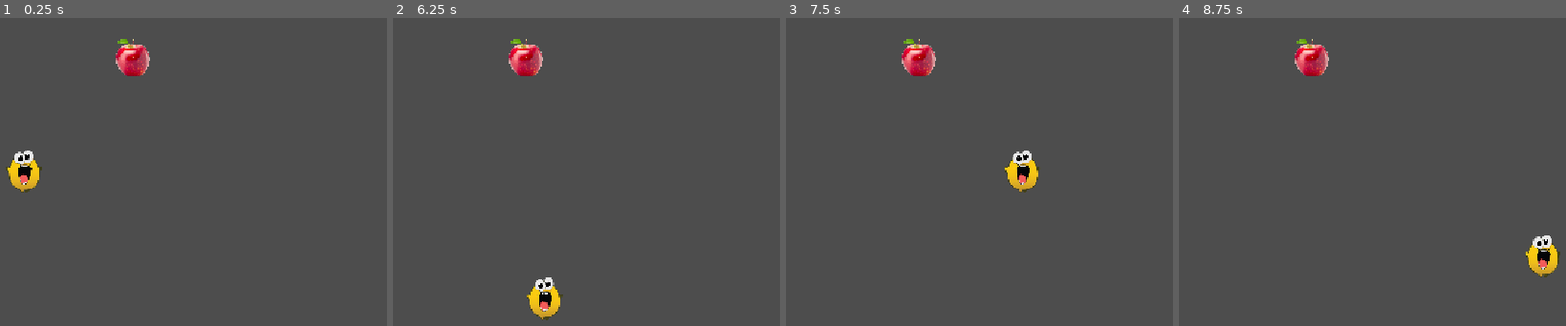
Above: before the commit, frames 1-4 (left to right).
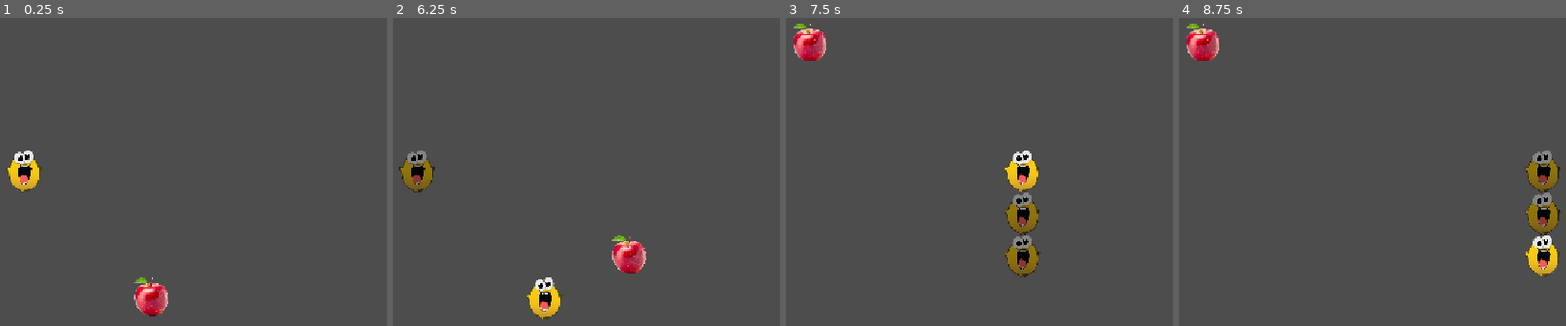
Above: after the commit, the same moments.

Repository: University-Work-Ashley-Hacker/game-engines-snake
Game: Godot game, scene res://stages/main.tscn
The game is run twice, just before and just after one commit, with the same random seed, the same clock (stepped at 60 frames per second) and the same inputs.
Inputs:
- Up to frame 1 (0.25 s): no input
- Up to frame 2 (6.25 s): hold D (right) 0.53-1.28 s; tap 2 every 1.5 s from 0.6 to 5.1 s; hold S (down) 1.28-2.03 s; tap 3 every 1.5 s from 1.35 to 5.85 s; hold D (right) 2.03-2.78 s; hold W (up) 2.78-3.53 s; hold A (left) 3.53-5.03 s; hold S (down) 5.03-5.78 s; hold D (right) from 5.78 s (still down)
- Up to frame 3 (7.5 s): release D (right) at 6.53 s; hold W (up) 6.53-7.28 s; tap 2 at 6.6 s; hold D (right) from 7.28 s (still down); tap 3 at 7.35 s
- Up to frame 4 (8.75 s): release D (right) at 8.03 s; hold S (down) from 8.03 s (still down); tap 2 at 8.1 s

The runs differ from the first frame. In frame 1, 1.6% of the frame differs, in the area x 29-44%, y 6-97%; in frame 2, 2.5%; in frame 3, 3.3%; in frame 4, 3.3%, in the area x 1-99%, y 1-71%.
Error before the commit: Parse Error: Expected identifier after "." for attribute access. (res://entities/fruit/apple.gd:16)

Commit message:
The rest of the game

Diff:
--- a/common/autoload/game_manager.gd
+++ b/common/autoload/game_manager.gd
@@ -3,7 +3,18 @@
 const GRID_SIZE: int = 64
 
 @onready var main: Node2D = $"../Main"
+@onready var player: Player = $"../Main/Entities/Snake"
+@onready var entities: Node2D = $"../Main/Entities/"
 @onready var factory: SnakeFactory = $"../Main/Management/SnakeFactory"
+@onready var lose_label: Label = $"../Main/Entities/Label"
+
+var score: int = 0
 
 func apple_collected() -> void:
-	pass
+	player.recieve_tail_piece(factory.create_tail())
+	score += 1
+	entities.add_child(factory.create_apple())
+
+func lose() -> void:
+	lose_label.show()
+	get_tree().paused = true
--- a/entities/fruit/apple.gd
+++ b/entities/fruit/apple.gd
@@ -13,4 +13,5 @@
 
 func _on_body_entered(body: Node2D) -> void:
 	if body is Player:
-		GameManager.
+		GameManager.apple_collected()
+		queue_free()
--- a/entities/player/player.gd
+++ b/entities/player/player.gd
@@ -9,7 +9,10 @@
 var currently_moving: MOVE_DIRECTION = MOVE_DIRECTION.RIGHT
 
 var length: int = 0
-var snake_tiles: Dictionary[Vector2i, Node2D]
+var tail_tiles: Array[Tail]
+
+var current_pos: Vector2i = Vector2.ZERO
+var last_pos: Vector2i = Vector2.ZERO
 
 const GRID_SIZE: int = GameManager.GRID_SIZE
 
@@ -28,6 +31,11 @@
 
 func _ready() -> void:
 	move_timer.timeout.connect(_on_timer_timout)
+
+func recieve_tail_piece(tail: Tail) -> void:
+	tail_tiles.append(tail)
+	add_child(tail)
+	tail.top_level = true
 
 func _input(event: InputEvent) -> void:
 	if event.is_action_pressed("left"):
@@ -49,4 +57,21 @@
 
 func _move_snake(dir: MOVE_DIRECTION) -> void:
 	var translate_dir: Vector2i = dir_to_vector_dict[dir]
+	last_pos = current_pos
+	current_pos += translate_dir
+
+
+
+	for i in range(tail_tiles.size()-1, -1, -1):
+		if i != 0:
+			tail_tiles[i].grid_pos = tail_tiles[i - 1].grid_pos
+		else:
+			tail_tiles[i].grid_pos = last_pos
+
 	translate(translate_dir * GRID_SIZE)
+	for i in tail_tiles.size():
+		tail_tiles[i].position = tail_tiles[i].grid_pos * GRID_SIZE
+
+	for n in tail_tiles:
+		if current_pos == n.grid_pos:
+			GameManager.lose()
--- a/entities/player/tail.gd
+++ b/entities/player/tail.gd
@@ -1 +1,3 @@
 class_name Tail extends AnimatableBody2D
+
+var grid_pos: Vector2i = Vector2i.ZERO
--- a/stages/main.tscn
+++ b/stages/main.tscn
@@ -3,6 +3,7 @@
 [ext_resource type="PackedScene" uid="uid://u4dr6bvdjwrk" path="res://entities/player/player.tscn" id="1_72s8x"]
 [ext_resource type="PackedScene" uid="uid://votrdro2mnnx" path="res://entities/fruit/apple.tscn" id="2_43f5m"]
 [ext_resource type="Script" uid="uid://bnjmhk20ycmw2" path="res://stages/snake_factory.gd" id="3_7iyax"]
+[ext_resource type="PackedScene" uid="uid://bsob5axisqaj5" path="res://entities/player/tail.tscn" id="4_0oqm6"]
 
 [node name="Main" type="Node2D" unique_id=909898513]
 
@@ -15,9 +16,27 @@
 [node name="Snake" parent="Entities" unique_id=1304881574 instance=ExtResource("1_72s8x")]
 
 [node name="Apple" parent="Entities" unique_id=1373894964 instance=ExtResource("2_43f5m")]
-position = Vector2(164, -169)
+position = Vector2(192, 192)
+
+[node name="Label" type="Label" parent="Entities" unique_id=329596835]
+visible = false
+anchors_preset = 8
+anchor_left = 0.5
+anchor_top = 0.5
+anchor_right = 0.5
+anchor_bottom = 0.5
+offset_left = -0.5
+offset_top = -11.5
+offset_right = 0.5
+offset_bottom = 11.5
+grow_horizontal = 2
+grow_vertical = 2
+theme_override_font_sizes/font_size = 80
+text = "YOU FUCKING LOSE"
 
 [node name="Management" type="Node2D" parent="." unique_id=933771237]
 
 [node name="SnakeFactory" type="Node2D" parent="Management" unique_id=1209218080]
 script = ExtResource("3_7iyax")
+tail = ExtResource("4_0oqm6")
+apple = ExtResource("2_43f5m")
--- a/stages/snake_factory.gd
+++ b/stages/snake_factory.gd
@@ -1,9 +1,19 @@
 class_name SnakeFactory extends Node2D
 
 @export_category("Paramaters")
+@export var tail: PackedScene
+@export var apple: PackedScene
 
-@export_category("External Dependencies")
+func create_tail() -> Tail:
+	var instance := tail.instantiate() as Tail
+	return instance
 
-@export_group("Node Dependencies")
+func create_apple() -> Apple:
+	var instance := apple.instantiate() as Apple
+	instance.position = _get_random_pos() * GameManager.GRID_SIZE
+	return instance
 
-@export_group("Component Dependencies")
+func _get_random_pos() -> Vector2i:
+	var x: int = randi_range(-7, 7)
+	var y: int = randi_range(-4, 4)
+	return Vector2i(x, y)
Not shown, added: export_presets.cfg
